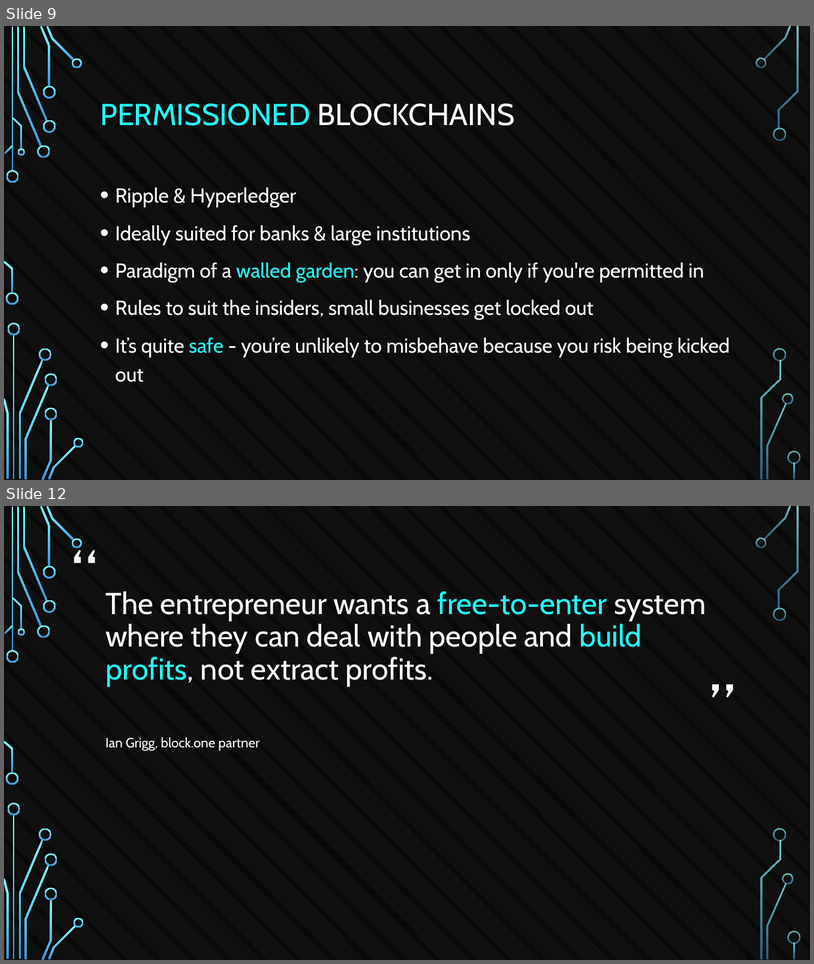
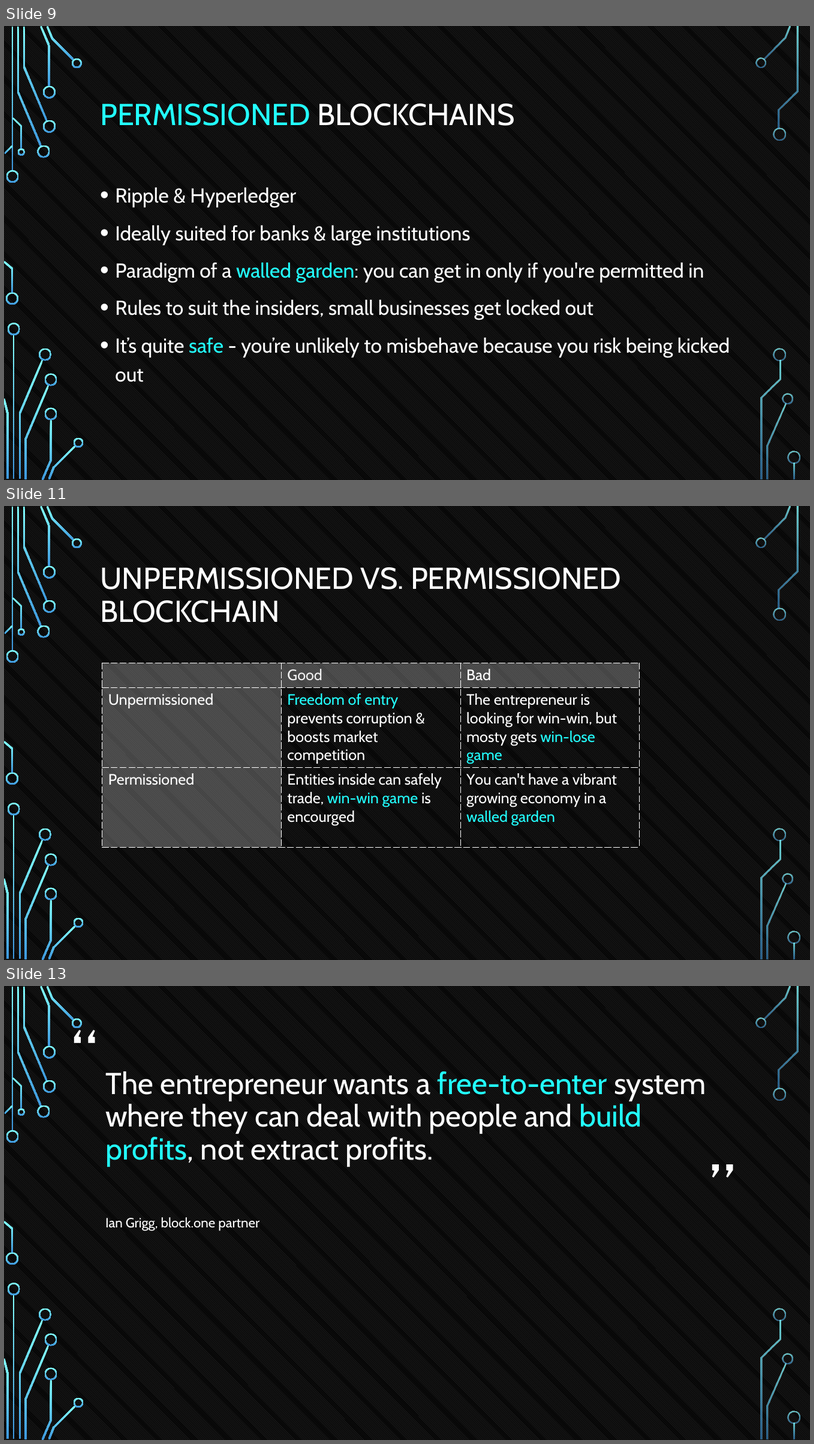
Before and after one commit to tokenika/tokenika.github.io, a slide deck: eostalk/EOS Talk BlockAliance.pptx. Shown one above the other, each under a label of ours: slides 9 and 12 before the commit, slides 9, 11 and 13 after it; the slides between them are not shown. The pictures are 814x964 and 814x1444 pixels, drawn with LibreOffice and Linux fonts; fonts in the diff are those of the drawing; background and template pictures are left out. Boxes give left, top, right and bottom in pixels: in the first picture for what was removed or moved away, otherwise in the second. Text is boxed around its words. In the diff, an @@ line names an element or a change of style, - is before the commit and + after.

```diff
--- a/eostalk/EOS Talk BlockAliance.pptx
+++ b/eostalk/EOS Talk BlockAliance.pptx
@@ slide 11 added at box(4, 506, 810, 960), background pattern #595959 on #000000; not listed: 36 template elements that a slide beside it also shows @@
@@ title added at box(100, 567, 621, 622), 36 pt, text #FFFFFF @@
+UNPERMISSIONED VS. PERMISSIONED BLOCKCHAIN
@@ table added at box(102, 663, 639, 828), 3 rows, 3 columns @@
+ | Good | Bad
+Unpermissioned | Freedom of entry prevents corruption & boosts market competition | The entrepreneur is looking for win-win, but mosty gets win-lose game
+Permissioned | Entities inside can safely trade, win-win game is encourged | You can't have a vibrant growing economy in a walled garden
@@ what was slide 12 is now slide 13 @@
```
Also in this commit, not shown: 4 slides changed, 1 other slide added, 1 other file.
